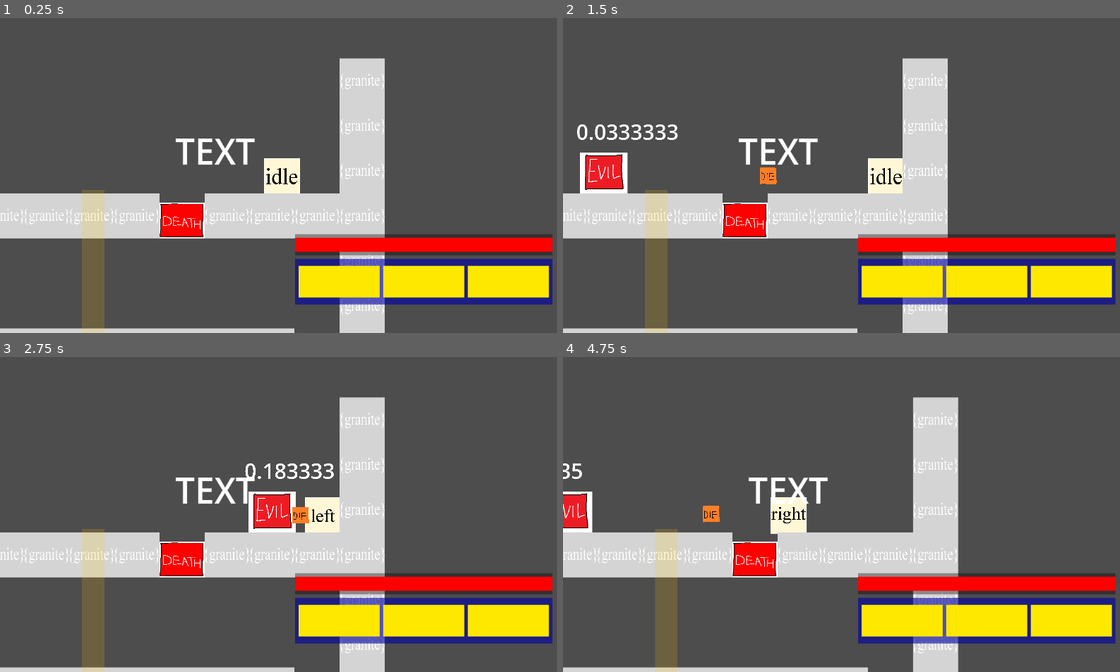
Above: before the commit, frames 1-4 (two rows, left to right).
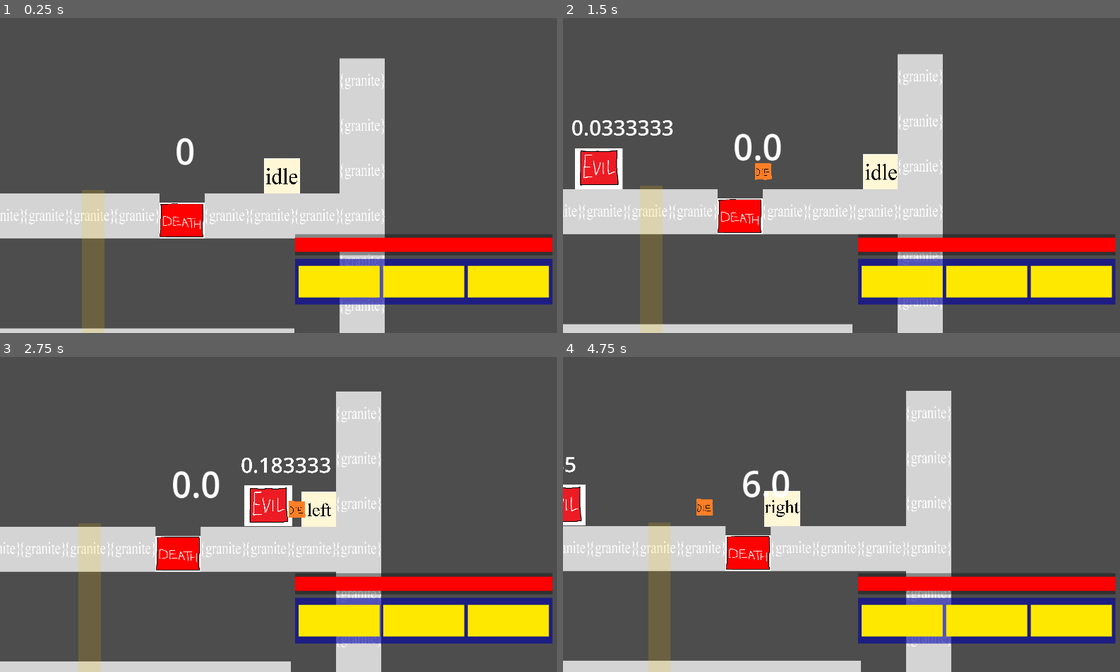
Above: after the commit, the same moments.

Repository: recyclebin-gaming/2d-platformer
Game: Godot game, scene res://levels/World.tscn
Same seed, same stepped clock (60 frames per second), same inputs: the game is played once before the commit and once after it.
Inputs (mouse positions are in pixels of both pictures, inside the frame that each line leads up to):
- Up to frame 1 (0.25 s): no input
- Up to frame 2 (1.5 s): tap Enter (ui_accept) at 0.5 s; move the mouse to (969, 159) at 0.52 s; hold D (right) 0.53-1.28 s; hold Ctrl (slam) 0.53-1.28 s; tap Shift (dash) at 0.6 s; click (969, 159) at 0.67 s; tap Space (jump) at 0.77 s; move the mouse to (730, 191) at 1.27 s; hold S from 1.28 s (still down); tap Ctrl (slam) at 1.35 s
- Up to frame 3 (2.75 s): tap Space (jump) at 1.52 s; tap Shift (dash) at 1.55, 2.1 s; move the mouse to (339, 445) at 2.02 s; release S at 2.03 s; hold D (right) from 2.03 s (still down); hold Ctrl (slam) from 2.03 s (still down)
- Up to frame 4 (4.75 s): move the mouse to (819, 577) at 2.77 s; release D (right) at 2.78 s; release Ctrl (slam) at 2.78 s; hold W 2.78-3.5 s; tap J (death) at 2.85 s; click (819, 577) at 2.92 s; tap Space (jump) at 3.02, 4.52 s; tap Shift (dash) at 3.05 s; click "Play" at 3.5 s; move the mouse to (1014, 561) at 4.27 s; hold A (left) from 4.28 s (still down); hold Ctrl (slam) from 4.28 s (still down)

The runs differ from the first frame. In frame 1, 0.6% of the frame differs, in the area x 31-46%, y 38-47%; in frame 2, 9.1%; in frame 3, 8.8%; in frame 4, 10%, in the area x 0-71%, y 10-100%.

Commit message:
movement feedback

Diff:
--- a/levels/world.gd
+++ b/levels/world.gd
@@ -24,4 +24,4 @@
 
 # Called every frame. 'delta' is the elapsed time since the previous frame.
 func _process(delta: float) -> void:
-	pass
+	$Label.text = var_to_str(player.shake_length)
--- a/player/Player.tscn
+++ b/player/Player.tscn
@@ -105,8 +105,7 @@
 [sub_resource type="ParticleProcessMaterial" id="ParticleProcessMaterial_ndjxb"]
 particle_flag_disable_z = true
 direction = Vector3(0, -1, 0)
-spread = 180.0
-flatness = 1.0
+spread = 60.0
 initial_velocity_min = 1000.0
 initial_velocity_max = 1000.0
 gravity = Vector3(0, 98, 0)
@@ -152,9 +151,7 @@
 
 [node name="GPUParticles2D2" type="GPUParticles2D" parent="."]
 position = Vector2(4.99996, 67.5)
-scale = Vector2(1, 1)
-emitting = false
-amount = 5
+amount = 10
 texture = ExtResource("8_mhpjh")
 lifetime = 0.1
 process_material = SubResource("ParticleProcessMaterial_ndjxb")
--- a/player/player.gd
+++ b/player/player.gd
@@ -12,6 +12,13 @@
 var dash
 var invul = false
 var slam
+var shake_length = 0
+
+
+func camera_shake() -> void:
+	if shake_length > 0:
+		$Camera2D.offset = Vector2(randf_range(20, 40), randf_range(20, 40))
+		shake_length = move_toward(shake_length, 0, 1)
 
 
 func _physics_process(delta: float) -> void:
@@ -26,8 +33,14 @@
 			velocity.y = 5000
 			stamina -= 2
 			invul = false
+			slam = true
 			$GPUParticles2D2.emitting = true
 	if is_on_floor() and !dash:
+		if slam:
+			shake_length = 15
+			slam = false
+		camera_shake()
+
 		invul = true
 		$GPUParticles2D2.emitting = false
 
